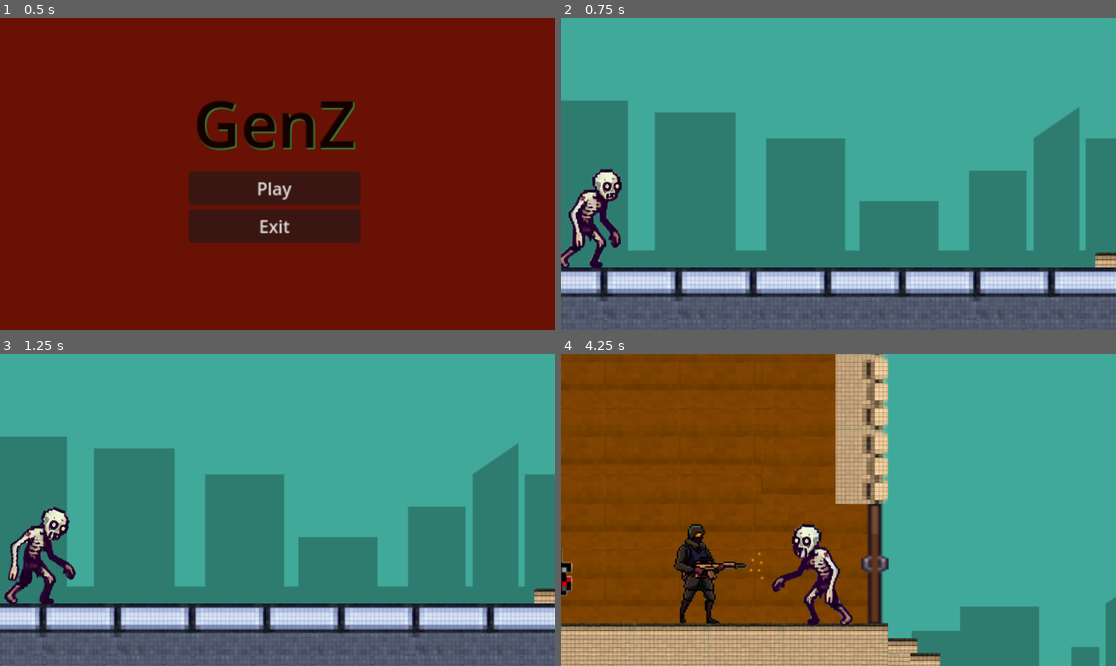
Above: before the commit, frames 1-4 (two rows, left to right).
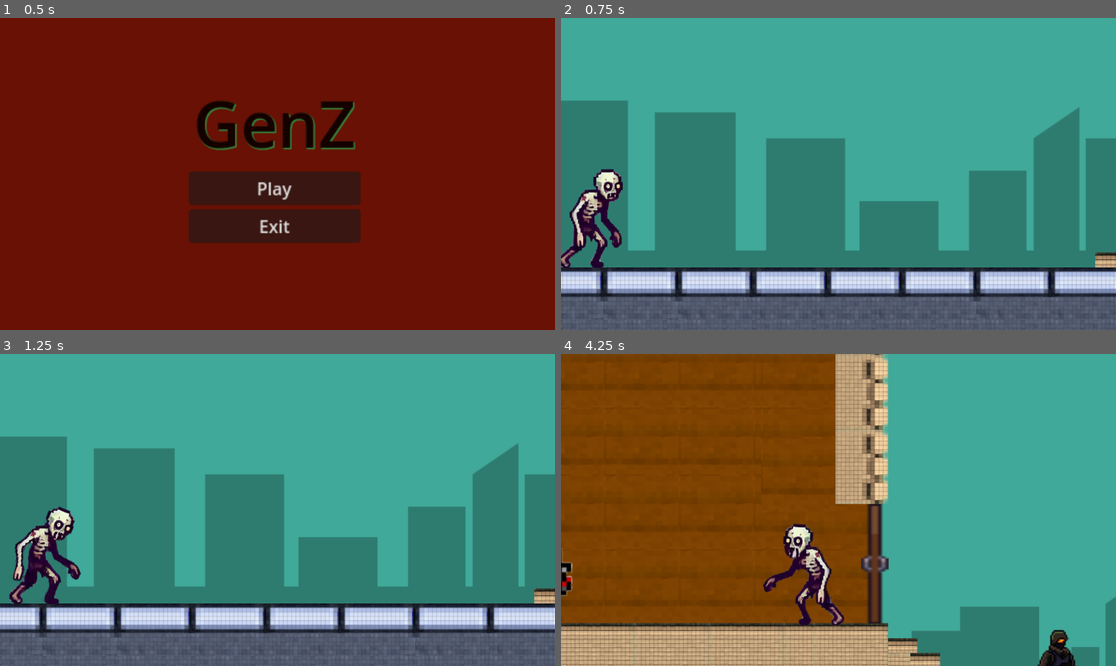
Above: after the commit, the same moments.

Repository: PlayableGIT/Gen_Z
Game: Godot game, scene res://Screens/Main_menu.tscn
Same seed, same stepped clock (60 frames per second), same inputs: the game is played once before the commit and once after it.
Inputs (mouse positions are in pixels of both pictures, inside the frame that each line leads up to):
- Up to frame 1 (0.5 s): no input
- Up to frame 2 (0.75 s): click "Play" at 0.5 s
- Up to frame 3 (1.25 s): no input
- Up to frame 4 (4.25 s): move the mouse to (960, 494) at 1.27 s; hold Right (ui_right) 1.28-2.78 s; click (960, 494) at 1.35 s; tap Up (ui_up) at 1.52, 2.27, 3.77 s; move the mouse to (727, 525) at 2.02 s; right-click (727, 525) at 2.1 s; move the mouse to (894, 441) at 2.77 s; hold Left (ui_left) 2.78-3.53 s; click (894, 441) at 2.85 s; move the mouse to (810, 572) at 3.52 s; hold Right (ui_right) from 3.53 s (still down); right-click (810, 572) at 3.6 s

Frame 1 is identical in both runs. In frame 2, 0.8% of the frame differs, in the area x 0-12%, y 48-81%; in frame 3, 2.0%; in frame 4, 4.4%, in the area x 20-93%, y 54-100%.

Commit message:
MOVEMENT UPGRADE 0.1

Diff:
--- a/Screens/scena.tscn
+++ b/Screens/scena.tscn
@@ -458,7 +458,7 @@
 point_count = 4
 
 [node name="Main" type="Node2D"]
-position = Vector2(1, -1)
+position = Vector2(0, -1)
 script = ExtResource("1_j5aen")
 destroyed_door = ExtResource("2_s5m4q")
 dead_survivor = ExtResource("2_v3heq")
@@ -514,7 +514,7 @@
 [node name="CollisionShape2D" type="CollisionShape2D" parent="Ground/StaticBody2D2"]
 shape = SubResource("SegmentShape2D_jmau4")
 
-[node name="Survivor" parent="." instance=ExtResource("3_c5g0i")]
+[node name="Survivor" parent="." groups=["survivor"] instance=ExtResource("3_c5g0i")]
 z_index = 1
 position = Vector2(2936, -508)
 
@@ -599,7 +599,7 @@
 hue_variation_min = -0.09
 hue_variation_max = 0.03
 
-[node name="survivor_gun" parent="." instance=ExtResource("14_y5qxa")]
-position = Vector2(3473, -528)
+[node name="survivor_gun" parent="." groups=["survivor"] instance=ExtResource("14_y5qxa")]
+position = Vector2(4611, -168)
 
 [connection signal="child_exiting_tree" from="." to="." method="_on_child_exiting_tree"]
--- a/Scripts/survivor.gd
+++ b/Scripts/survivor.gd
@@ -7,7 +7,7 @@
 
 # Called when the node enters the scene tree for the first time.
 func _ready() -> void:
-	pass # Replace with function body.
+	add_to_group("survivor")
 
 
 # Called every frame. 'delta' is the elapsed time since the previous frame.
--- a/Scripts/zombie.gd
+++ b/Scripts/zombie.gd
@@ -20,13 +20,22 @@
 
 func _physics_process(delta: float) -> void:
 	#grawitacja
+	var survivor = get_tree().get_nodes_in_group("survivor")
+	var survivor_search = survivor[0]
+	var survivor_position = survivor_search.position
+	var surv_vect = Vector2(survivor_search.position.x, survivor_search.position.y)
+	var surv_dist = position.distance_to(surv_vect)
+	print(surv_dist)
+	print(survivor.size())
+	print(survivor_search)
+
 	if not is_on_floor():
 		velocity += get_gravity() * 50 * delta
 		velocity.x = 0.0
 		move_and_slide()
 
-	var player = get_parent().find_child("Survivor")
-	if player == null:
+	#var player = get_parent().find_child("Survivor")
+	if survivor.size() == 0:
 		$Zombie03.animation = "idle"
 		pass
 	else:
@@ -45,9 +54,11 @@
 
 func moveCharacter():
 	#powolanie survivora
-	var player = get_parent().find_child("Survivor")
+	var survivor = get_tree().get_nodes_in_group("survivor")
+	var survivor_search = survivor[0]
+	#var player = get_parent().find_child("Survivor")
 	#kierunek
-	direction = global_position.direction_to(player.global_position)
+	direction = global_position.direction_to(survivor_search.global_position)
 
 	#predkosc w kierunku
 	velocity = direction.normalized() * speed
@@ -57,6 +68,7 @@
 
 func zombie():
 	pass
+
 
 func _on_area_2d_body_entered(body: Node2D) -> void:
 	if body.has_method("survivor"):
--- a/bullet.gd
+++ b/bullet.gd
@@ -6,5 +6,5 @@
 	position += transform.x * speed * delta
 
 
-func _on_body_entered(body: Node2D) -> void:
+func _on_body_entered(_body):
 	queue_free()
--- a/project.godot
+++ b/project.godot
@@ -14,6 +14,11 @@
 run/main_scene="res://Screens/Main_menu.tscn"
 config/features=PackedStringArray("4.3", "Forward Plus")
 
+[global_group]
+
+survivor=""
+zombie=""
+
 [input]
 
 left_mouse={
--- a/survivor_gun.gd
+++ b/survivor_gun.gd
@@ -9,11 +9,13 @@
 
 # Called when the node enters the scene tree for the first time.
 func _ready() -> void:
-	pass # Replace with function body.
+	add_to_group("survivor")
 
 
 # Called every frame. 'delta' is the elapsed time since the previous frame.
 func _physics_process(delta: float) -> void:
+
+
 	if not is_on_floor():
 		velocity += get_gravity() * 10 * delta
 		velocity.x = 0.0
@@ -27,7 +29,7 @@
 
 func shoot():
 	var b = Bullet.instantiate()
-	add_child(b)
+	call_deferred("add_child", b)
 	b.transform = $Marker2D.transform
 
 func survivor_gun():
@@ -76,7 +78,6 @@
 	else:
 		shoot()
 
-
 func _on_survivor_gun_animation_changed() -> void:
 	if $survivor_gun.animation == "idle":
 		pass
--- a/zombie.tscn
+++ b/zombie.tscn
@@ -67,9 +67,10 @@
 
 [sub_resource type="RectangleShape2D" id="RectangleShape2D_825q3"]
 
-[node name="Zombie" type="CharacterBody2D"]
+[node name="Zombie" type="CharacterBody2D" groups=["zombie"]]
 scale = Vector2(1.5, 1.5)
 script = ExtResource("1_nufbr")
+speed = 200.0
 
 [node name="Zombie03" type="AnimatedSprite2D" parent="."]
 position = Vector2(1.33333, -2)
Not shown: 2 places in Screens/scena.tscn that only renumber resources
